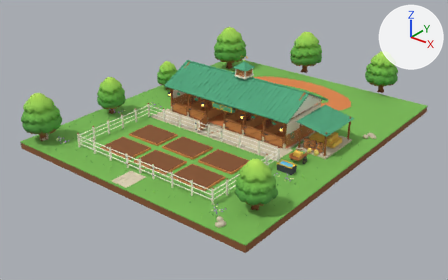
Renders of the glTF model assets/models/ranch/Ranch.glb from each side of a commit.
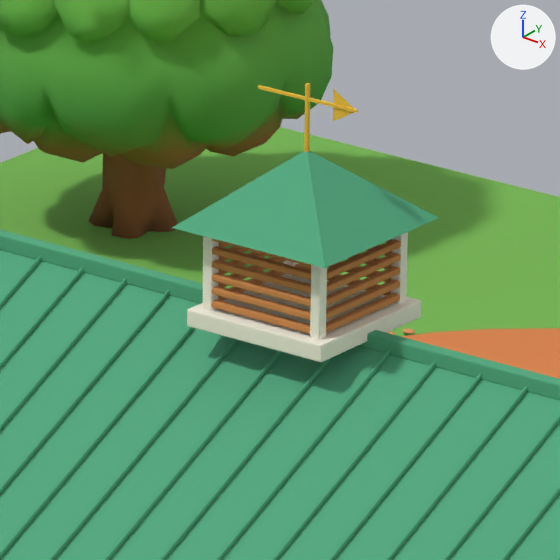
There are two pictures of each version: one whole from a camera (50 mm lens) standing at (44.4, -51.9, 33.0) and looking at (-0.6, 4.3, -1.9), one close up on the part from 49% to 59% of the width and 17% to 34% of the height. Lighting does not change. The marker at upper right points along +X, +Y and +Z. The last two pictures show the newer version. Where no turn or scale is listed for an object, it has been applied to the vertices. Vertices at exactly the same position are counted once.

Names of what the first close-up shows: 'BARN • Antique brass.001', 'BARN • Cedar board 1.001', 'BARN • Limewashed timber.001', 'BARN • Roof flashing', 'BARN • Sage standing seam roof.001', 'GROUND • turf', 'TRACK • ring', 'TREES • round 5' and 1 more.
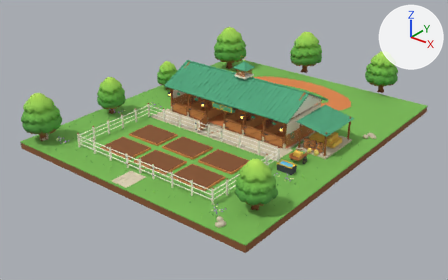
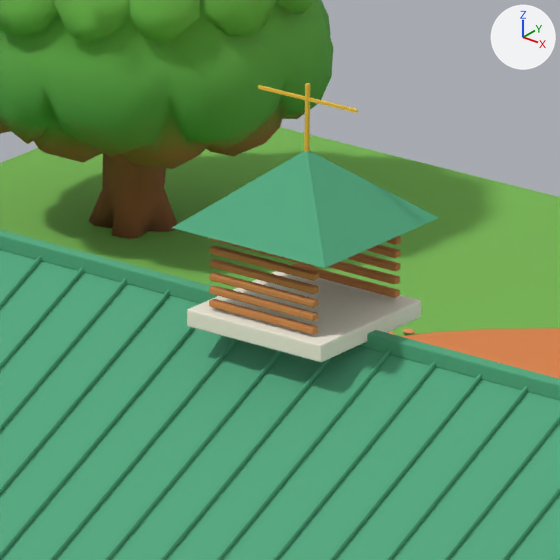
What differs and where, as boxes (x1, y1, x2, y2) in the close-ups (560 x 560 px; the box of a moved part takes in the faces that stretch with it):
'BARN • Limewashed timber.001', reshaped: before (187, 232, 421, 362); after (187, 271, 421, 362)
'BARN • Cedar board 1.001', reshaped: before (211, 239, 401, 334); after (209, 236, 401, 334)
part 1 of me_barn___antique_brass_001, deleted: before (333, 90, 354, 121)
part 2 of me_barn___cedar_board_1_001, moved or reshaped: before (218, 239, 401, 333); after (209, 237, 401, 334)
part 3 of me_barn___limewashed_timber_001, deleted (pale yellow): before (203, 236, 219, 311)
part 4 of me_barn___limewashed_timber_001, deleted (mostly hidden): before (284, 260, 299, 275)
part 5 of me_barn___limewashed_timber_001, deleted (pale yellow): before (310, 265, 327, 340)
part 6 of me_barn___limewashed_timber_001, deleted (pale yellow): before (391, 232, 408, 304)

The change in detail:
me_barn___antique_brass_001 is used by ob_barn___antique_brass_001; location (0.0, 0.0, 0.0).
me_barn___antique_brass_001 had 27 vertices, 33 faces and spanned x -0.65..0.65, y 7.622..7.678, z 7.915..8.68.
me_barn___antique_brass_001 now has 24 vertices, 32 faces and spans x -0.65..0.65, y 7.622..7.678, z 7.915..8.665.
me_barn___antique_brass_001 part 1: the loose piece of 3 vertices spanning x 0.34..0.65, y 7.65, z 8.32..8.68 is deleted.
me_barn___cedar_board_1_001 is used by ob_barn___cedar_board_1_001; location (0.0, 0.0, 0.0).
me_barn___cedar_board_1_001 had 536 vertices, 488 faces and spanned x -0.78..0.78, y 6.87..8.43, z 6.23..7.06.
me_barn___cedar_board_1_001 now has 672 vertices, 1261 faces and spans x -0.7..0.7, y 6.87..8.43, z 6.23..7.06.
me_barn___cedar_board_1_001 part 2: 268 vertices removed from x -0.78..0.78, y 6.97..8.33, z 6.23..7.06; 404 vertices added at x -0.7..0.7, y 6.88..8.42, z 6.24..7.05.
me_barn___limewashed_timber_001 is used by ob_barn___limewashed_timber_001; location (0.0, 0.0, 0.0).
me_barn___limewashed_timber_001 had 152 vertices, 204 faces and spanned x -0.9..0.9, y 6.75..8.55, z 6.0..7.23.
me_barn___limewashed_timber_001 now has 56 vertices, 108 faces and spans x -0.9..0.9, y 6.75..8.55, z 6.0..6.2.
me_barn___limewashed_timber_001 part 3: the loose piece of 24 vertices spanning x -0.79..-0.66, y 6.86..6.99, z 6.09..7.23 is deleted.
me_barn___limewashed_timber_001 part 4: the loose piece of 24 vertices spanning x -0.79..-0.66, y 8.31..8.43, z 6.09..7.23 is deleted.
me_barn___limewashed_timber_001 part 5: the loose piece of 24 vertices spanning x 0.66..0.79, y 6.86..6.99, z 6.09..7.23 is deleted.
me_barn___limewashed_timber_001 part 6: the loose piece of 24 vertices spanning x 0.66..0.79, y 8.31..8.43, z 6.09..7.23 is deleted.
